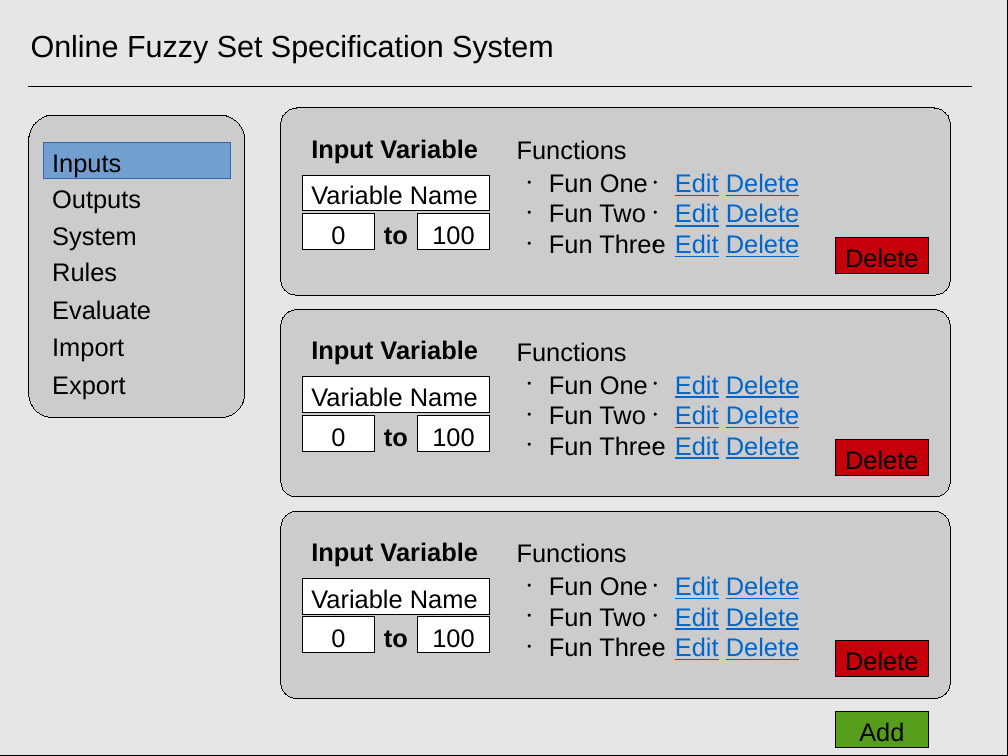
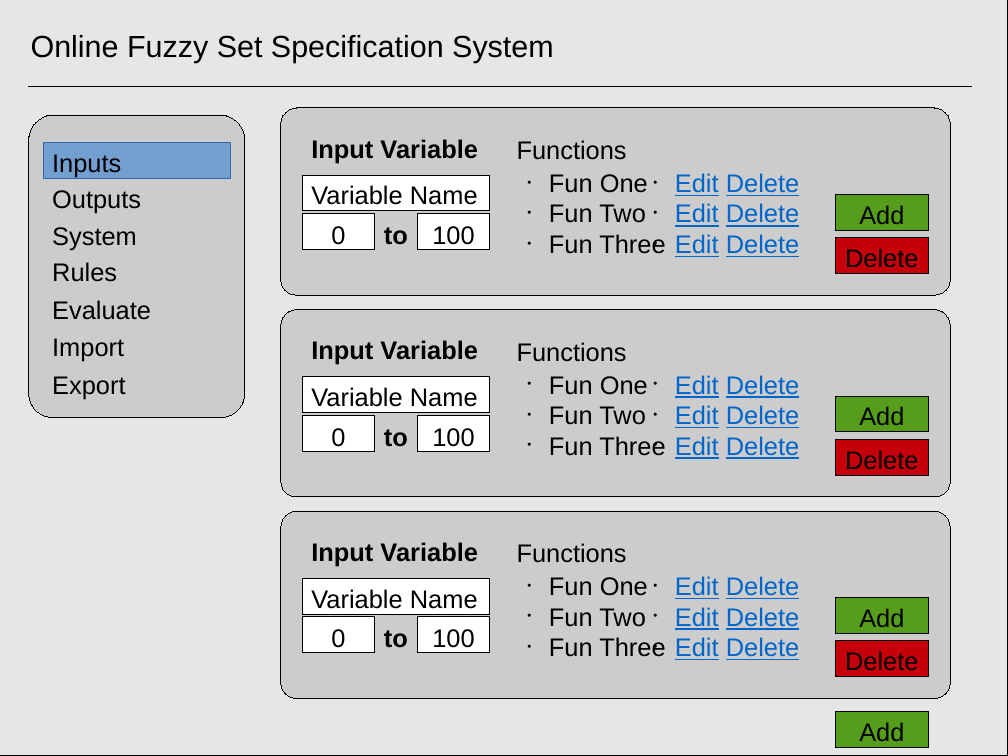
Before and after one commit to nargarawr/ids-github, a slide deck: slide 1 of Documentation/images/designs.odp. Drawn at 1008x756 pixels with LibreOffice and Linux fonts; fonts in the diff are those of the drawing. Boxes give left, top, right and bottom in pixels: in the first picture for what was removed or moved away, otherwise in the second. Text is boxed around its words. In the diff, an @@ line names an element or a change of style, - is before the commit and + after.

```diff
--- a/Documentation/images/designs.odp
+++ b/Documentation/images/designs.odp
@@ rectangle added at (835, 195, 928, 231), fill #579D1C, outline #000000 0 pt @@
@@ text added at (859, 205, 904, 224), 20 pt, text #000000 @@
+Add
@@ rectangle added at (835, 396, 928, 432), fill #579D1C, outline #000000 0 pt @@
@@ text added at (859, 406, 904, 425), 20 pt, text #000000 @@
+Add
@@ rectangle added at (835, 598, 928, 634), fill #579D1C, outline #000000 0 pt @@
@@ text added at (859, 608, 904, 627), 20 pt, text #000000 @@
+Add
```
Also in this commit, not shown: 1 other slide changed, 4 slides added, 19 other files.
